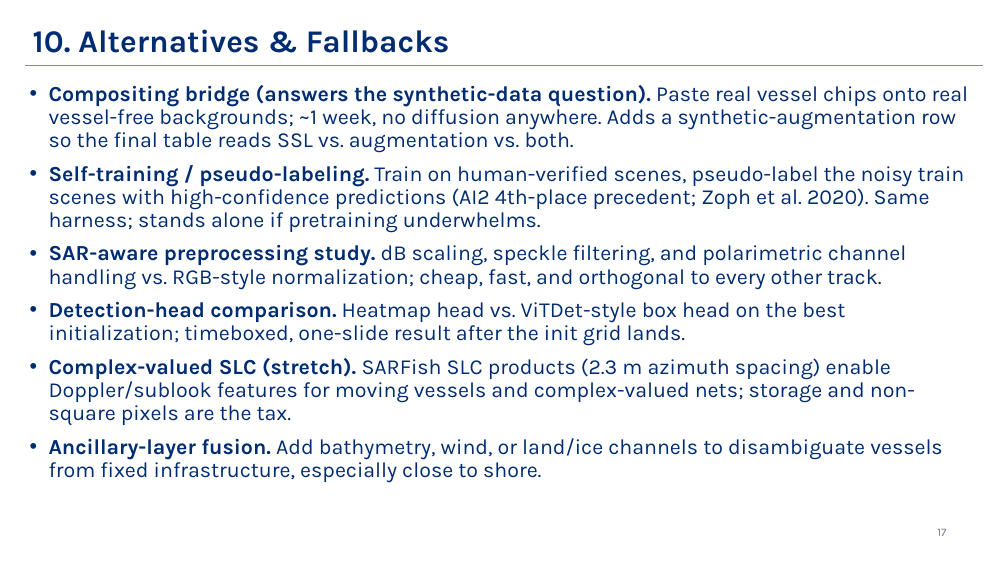
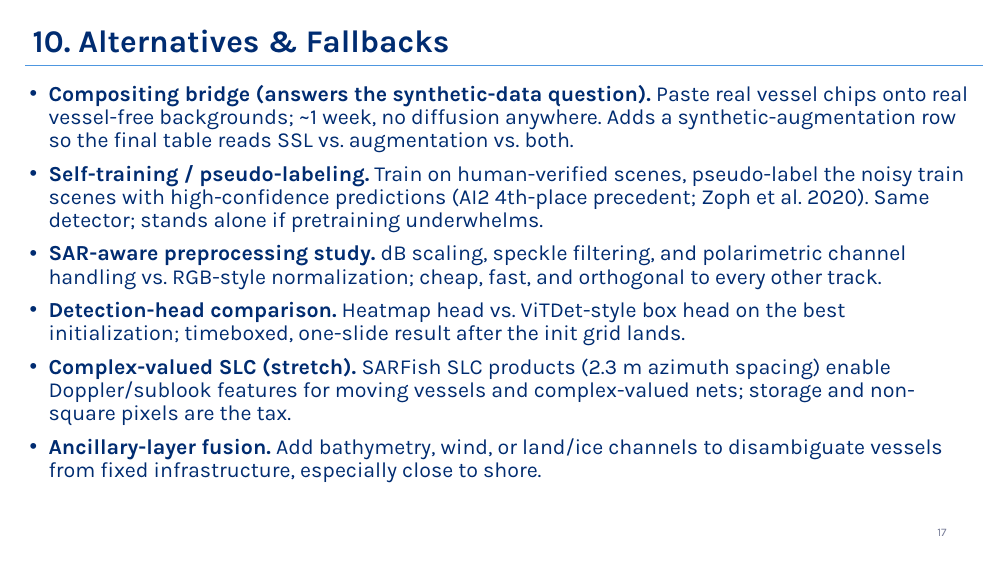
Before and after one commit to jroth1414/SAR-VesselBench, a slide deck: slide 17 of xview3_jhu_pitch_v12.pptx. Drawn at 1008x567 pixels with LibreOffice and Linux fonts; fonts in the diff are those of the drawing; background and template pictures are left out. Boxes give left, top, right and bottom in pixels: in the first picture for what was removed or moved away, otherwise in the second. Text is boxed around its words. In the diff, an @@ line names an element or a change of style, - is before the commit and + after.

Commit message:
docs: rename "harness" -> "detector" / "detection pipeline" (professor feedback)
Per feedback that "harness" misleadingly connotes tool-calling/infrastructure,
rename the shared fixed apparatus across the proposal (+recompiled PDF), the pitch
deck, DEVPLAN, AGENTS, and README. Uses "detector" (and "detection pipeline" for
the training-loop / slide-title sense) rather than the literal suggestion
"architecture", which would collide with the study's "architecture-matched tracks
/ architecture families (ViT vs CNN)" axis. Identifiers renamed consistently:
configs/harness.yaml -> configs/detector.yaml, sprint-3-harness -> sprint-3-detector,
test_harness_immutable -> test_detector_immutable. The detection head stays "head".

Deck edited via XML substitution on the 6 affected slides only (2,4,6,10,11,13);
verified byte-identical to the original in all other parts (98 parts, 8 images
intact) and schema-validated. Also gitignore Office ~$ lock files.

```diff
--- a/xview3_jhu_pitch_v12.pptx
+++ b/xview3_jhu_pitch_v12.pptx
@@ text at (49,166,965,233): text changed @@
-• Self-training / pseudo-labeling. Train on human-verified scenes, pseudo-label the noisy train scenes with high-confidence predictions (AI2 4th-place precedent; Zoph et al. 2020). Same harness; stands alone if pretraining underwhelms.
+• Self-training / pseudo-labeling. Train on human-verified scenes, pseudo-label the noisy train scenes with high-confidence predictions (AI2 4th-place precedent; Zoph et al. 2020). Same detector; stands alone if pretraining underwhelms.
```
Also in this commit, not shown: 5 other slides changed, 6 other files.
